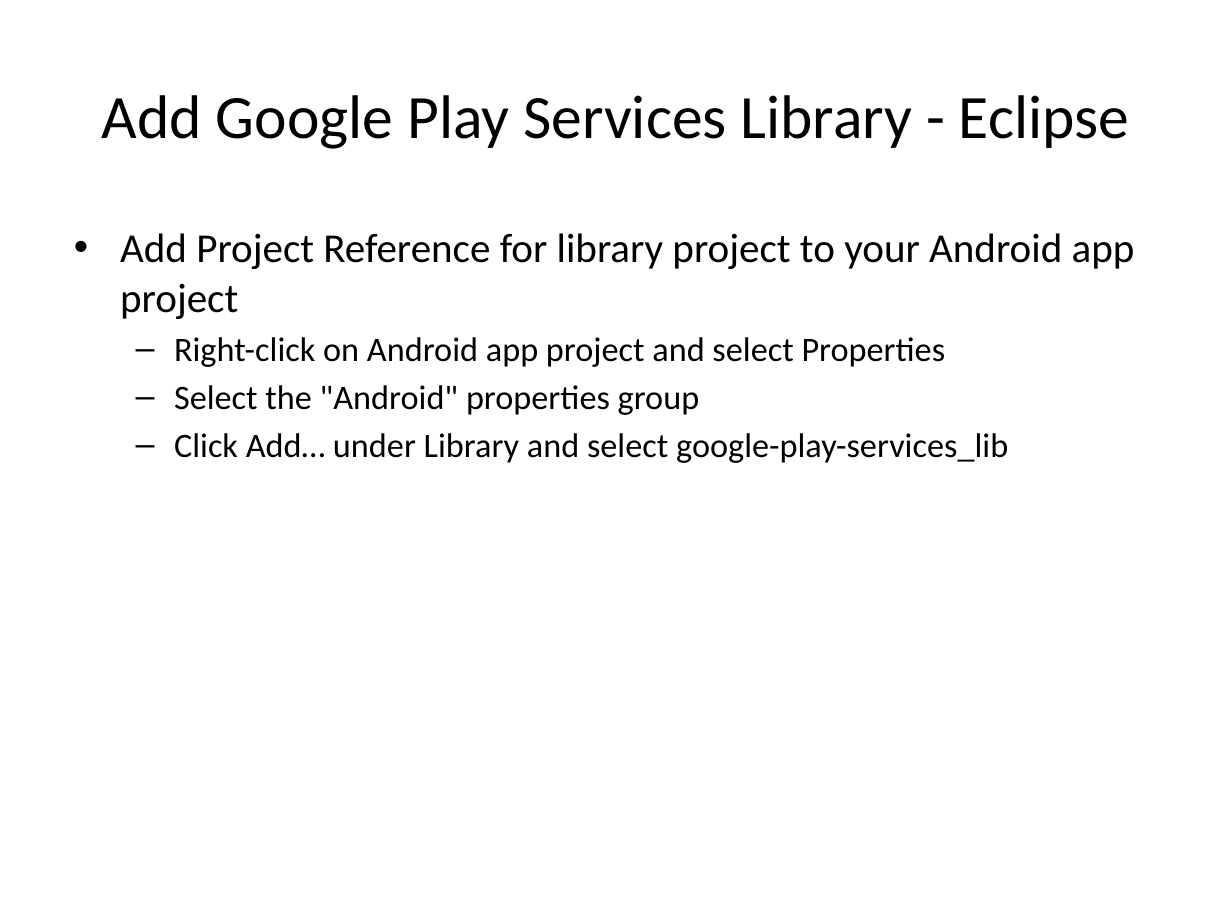
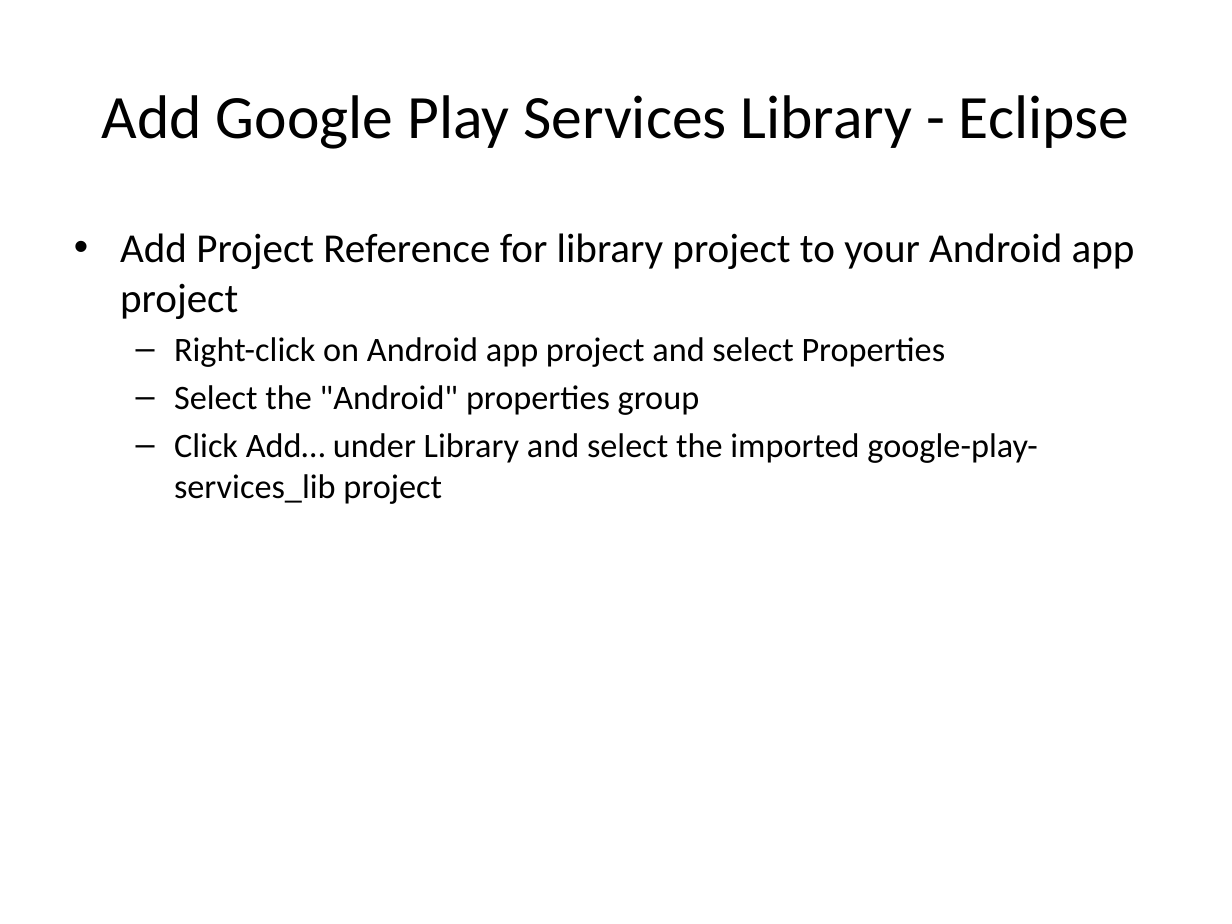
Before and after one commit to LeadingEDJE/MobilePushNotification, a slide deck: slide 10 of Implementing Push Notification in Android.pptx. Drawn at 1232x924 pixels with LibreOffice and Linux fonts; fonts in the diff are those of the drawing; background and template pictures are left out. Boxes give left, top, right and bottom in pixels: in the first picture for what was removed or moved away, otherwise in the second. Text is boxed around its words. In the diff, an @@ line names an element or a change of style, - is before the commit and + after.

```diff
--- a/Implementing Push Notification in Android.pptx
+++ b/Implementing Push Notification in Android.pptx
@@ text at [174,433,1037,504]: text changed @@
-  – Click Add… under Library and select google-play-services_lib
+  – Click Add… under Library and select the imported google-play-services_lib project
```
Also in this commit, not shown: 2 other slides changed, 2 slides added.
